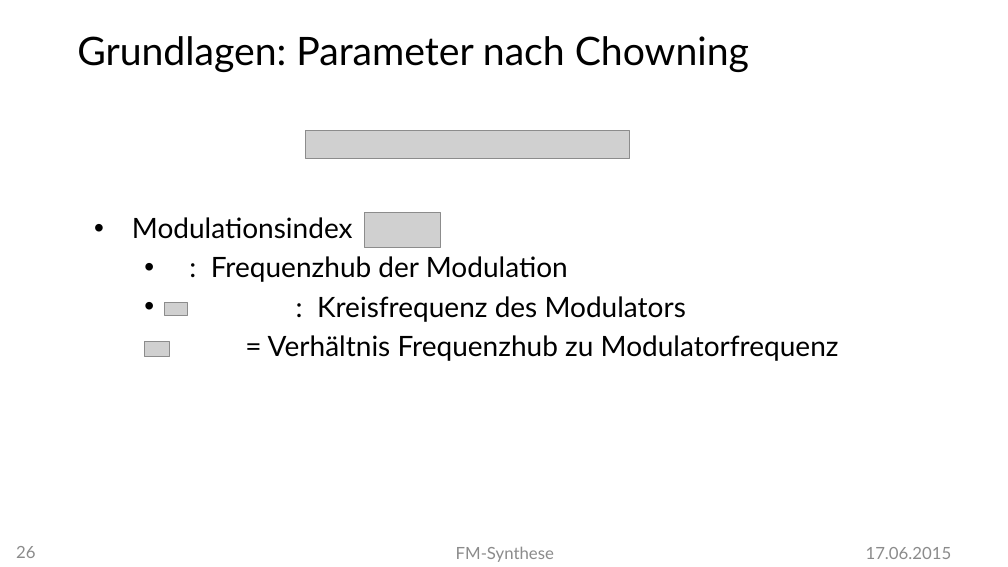
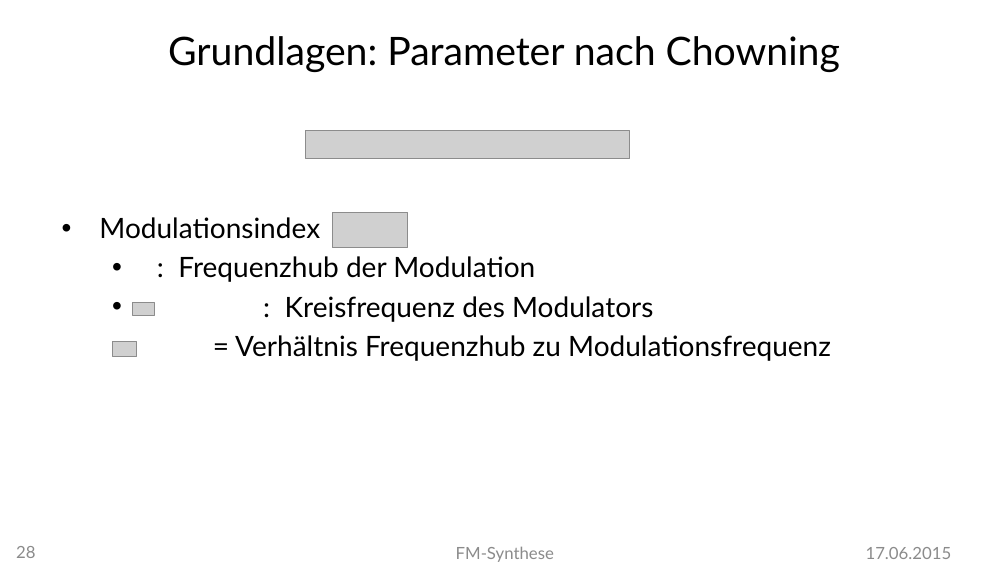
Before and after one commit to MBulli/VSeminar, a slide deck: slide 28 of Praesentation/FMSynthese-Julius.pptx (slide 26 before the commit). Drawn at 1008x567 pixels with LibreOffice and Linux fonts; fonts in the diff are those of the drawing; grey boxes stand for pictures; background and template pictures are left out. Boxes give left, top, right and bottom in pixels: in the first picture for what was removed or moved away, otherwise in the second. Text is boxed around its words. In the diff, an @@ line names an element or a change of style, - is before the commit and + after.

Commit message:
Even more presentation stuff, and dx7 text

```diff
--- a/Praesentation/FMSynthese-Julius.pptx
+++ b/Praesentation/FMSynthese-Julius.pptx
@@ text "Grundlagen: Parameter nach Chowning" at [168,36,840,72]: alignment left to centre @@
@@ text "Modulationsindex": place and size @@
-text "Modulationsindex" at [132,217,839,361]
+text "Modulationsindex" at [99,217,831,361]
@@ 3 pictures: place and size @@
-3 pictures at [144,213,440,357]
+3 pictures at [112,213,408,357]
@@ text at [235,335,831,361]: text changed @@
-  = Verhältnis Frequenzhub zu Modulatorfrequenz
+  = Verhältnis Frequenzhub zu Modulationsfrequenz
@@ page number at [16,546,35,558]: text changed @@
-26
+28
```
Also in this commit, not shown: 17 other slides changed, 5 slides added, 5 other files.
